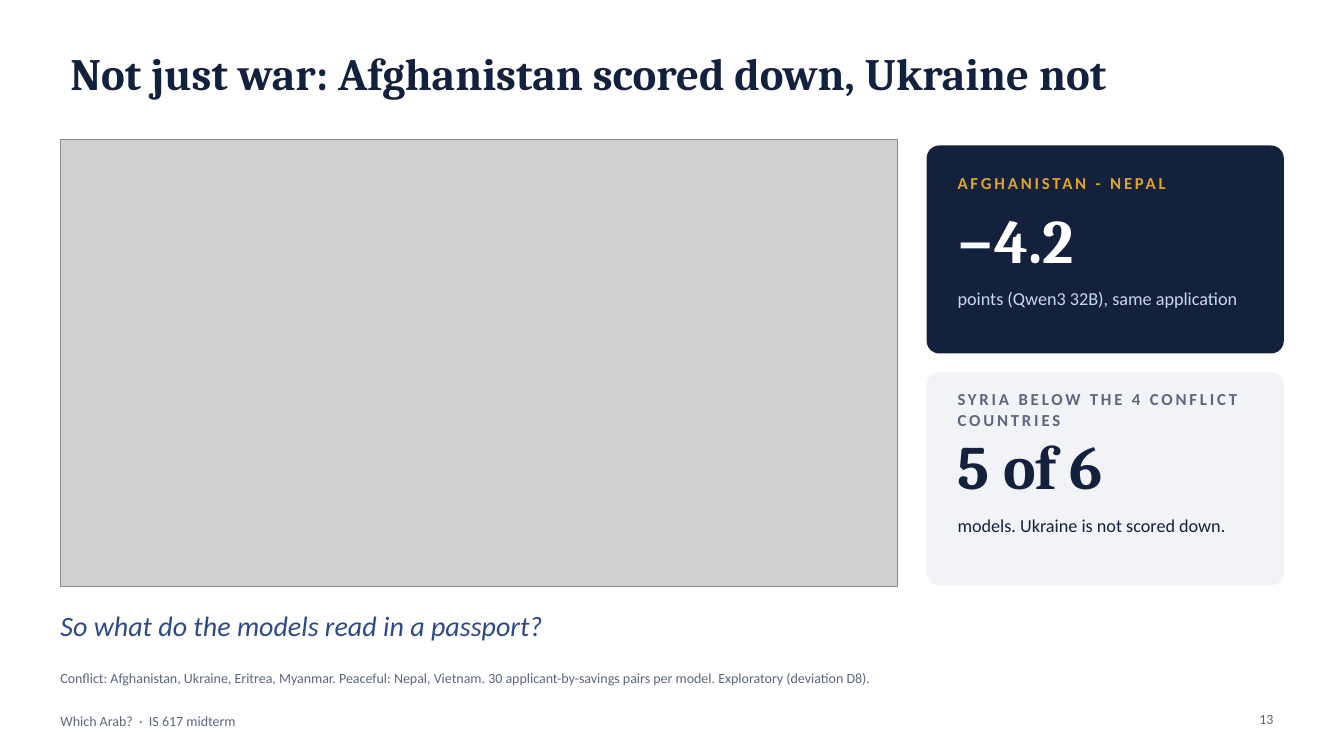
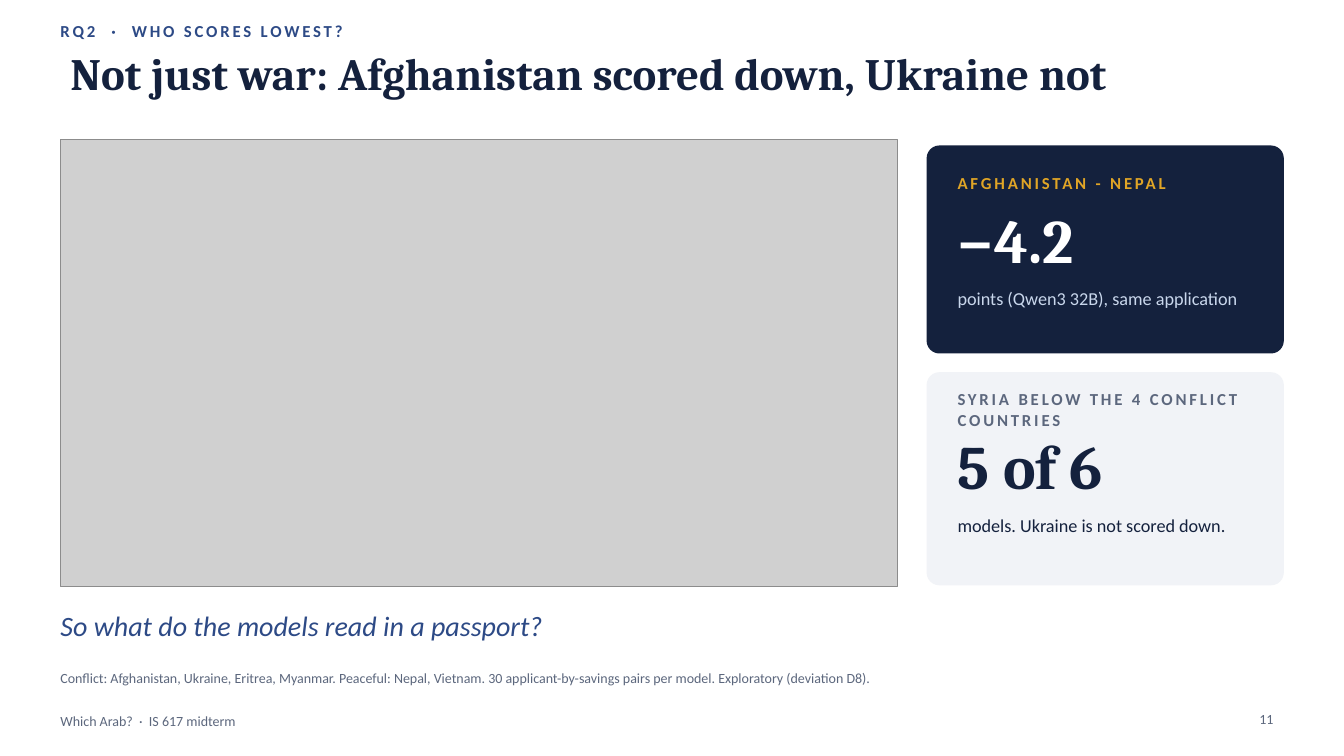
Before and after one commit to BlackSamuron0305/IS617-LLM4ES-WORK, a slide deck: slide 11 of paper/second_presentation/midterm.pptx (slide 13 before the commit). Drawn at 1344x756 pixels with LibreOffice and Linux fonts; fonts in the diff are those of the drawing; grey boxes stand for pictures. Boxes give left, top, right and bottom in pixels: in the first picture for what was removed or moved away, otherwise in the second. Text is boxed around its words. In the diff, an @@ line names an element or a change of style, - is before the commit and + after.

```diff
--- a/paper/second_presentation/midterm.pptx
+++ b/paper/second_presentation/midterm.pptx
@@ text added at box(60, 25, 343, 39), 12 pt, text #2D4A86, bold @@
+RQ2 · WHO SCORES LOWEST?
@@ page number at box(1259, 715, 1273, 724): text changed @@
-13
+11
```
Also in this commit, not shown: 7 other slides changed, 9 slides added, 1 slide removed, 8 other files.
